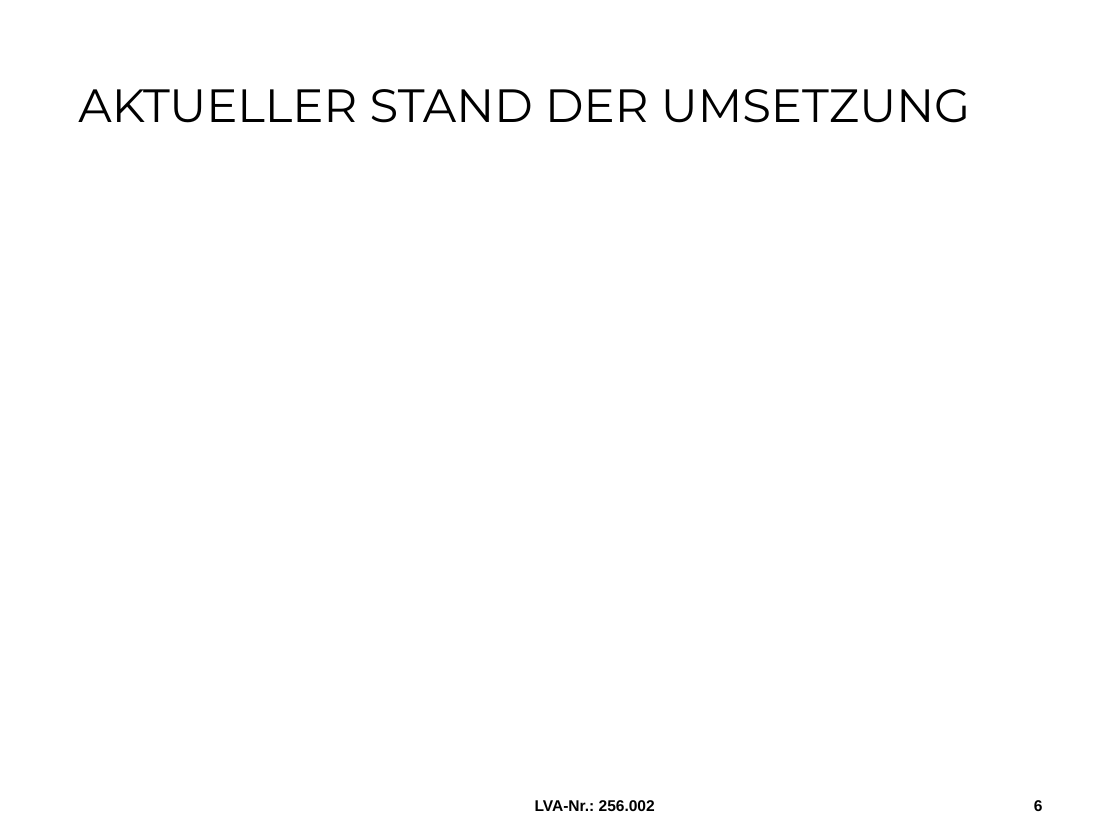
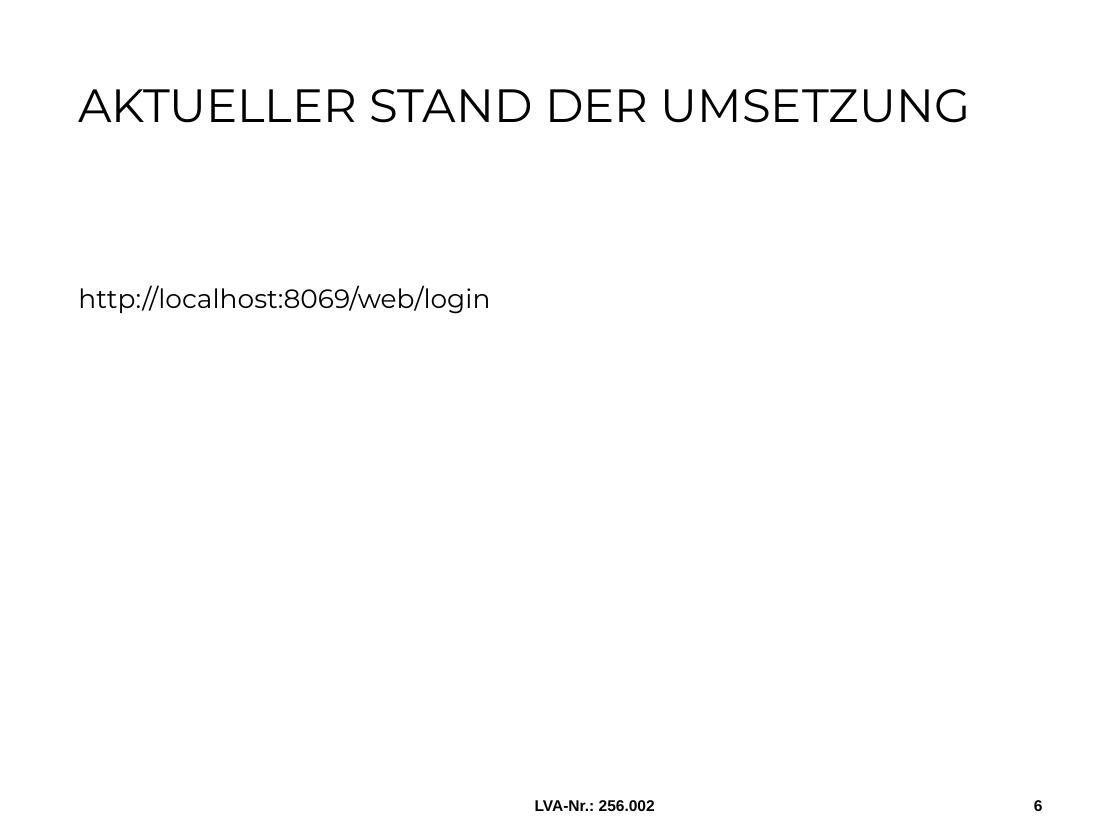
Before and after one commit to MilosTomic123/IT_Projekt_SS19, a slide deck: slide 6 of Meilensteine/3. Meilenstein.pptx. Drawn at 1120x840 pixels with LibreOffice and Linux fonts; fonts in the diff are those of the drawing; background and template pictures are left out. Boxes give left, top, right and bottom in pixels: in the first picture for what was removed or moved away, otherwise in the second. Text is boxed around its words. In the diff, an @@ line names an element or a change of style, - is before the commit and + after.

```diff
--- a/Meilensteine/3. Meilenstein.pptx
+++ b/Meilensteine/3. Meilenstein.pptx
@@ text added at (78, 285, 490, 314), 17 pt, text #000000 @@
+http://localhost:8069/web/login
```
